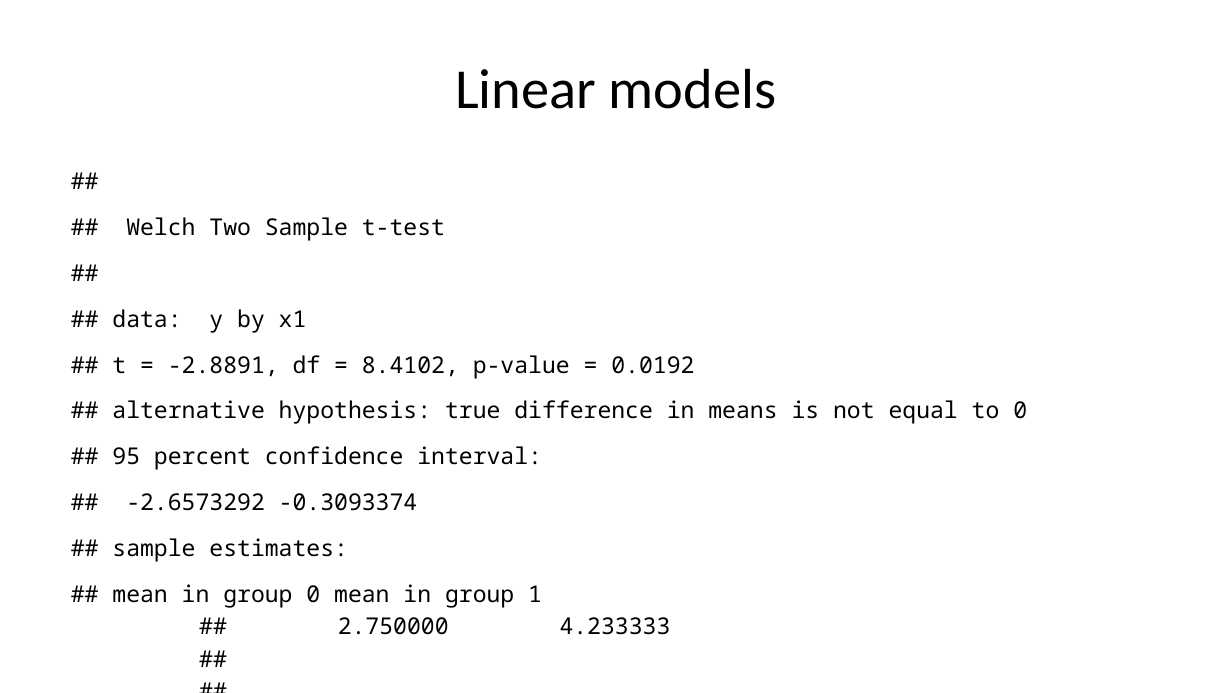
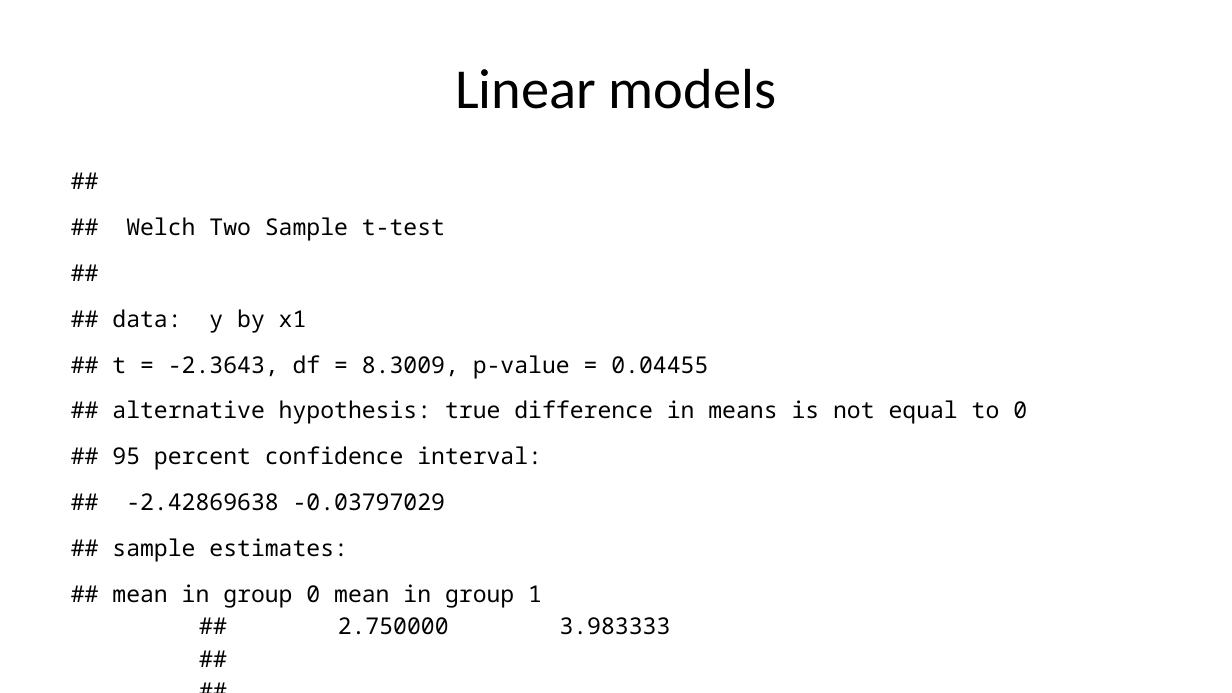
Before and after one commit to ABindoff/R_tutorials, a slide deck: slide 19 of statistical_inference.pptx. Drawn at 1232x693 pixels with LibreOffice and Linux fonts; fonts in the diff are those of the drawing. Boxes give left, top, right and bottom in pixels: in the first picture for what was removed or moved away, otherwise in the second. Text is boxed around its words. In the diff, an @@ line names an element or a change of style, - is before the commit and + after.

```diff
--- a/statistical_inference.pptx
+++ b/statistical_inference.pptx
@@ text at bbox=[112, 217, 1027, 635]: text changed @@
-##
-## Welch Two Sample t-test
-##
-## data: y by x1
-## t = -2.8891, df = 8.4102, p-value = 0.0192
-## alternative hypothesis: true difference in means is not equal to 0
-## 95 percent confidence interval:
-## -2.6573292 -0.3093374
-## sample estimates:
-## mean in group 0 mean in group 1
-## 2.750000 4.233333
-##
-##
-## Difference in group means = 1.483333
+##
+## Welch Two Sample t-test
+##
+## data: y by x1
+## t = -2.3643, df = 8.3009, p-value = 0.04455
+## alternative hypothesis: true difference in means is not equal to 0
+## 95 percent confidence interval:
+## -2.42869638 -0.03797029
+## sample estimates:
+## mean in group 0 mean in group 1
+## 2.750000 3.983333
+##
+##
+## Difference in group means = 1.233333
```
Also in this commit, not shown: 5 other slides changed, 1 other file.
